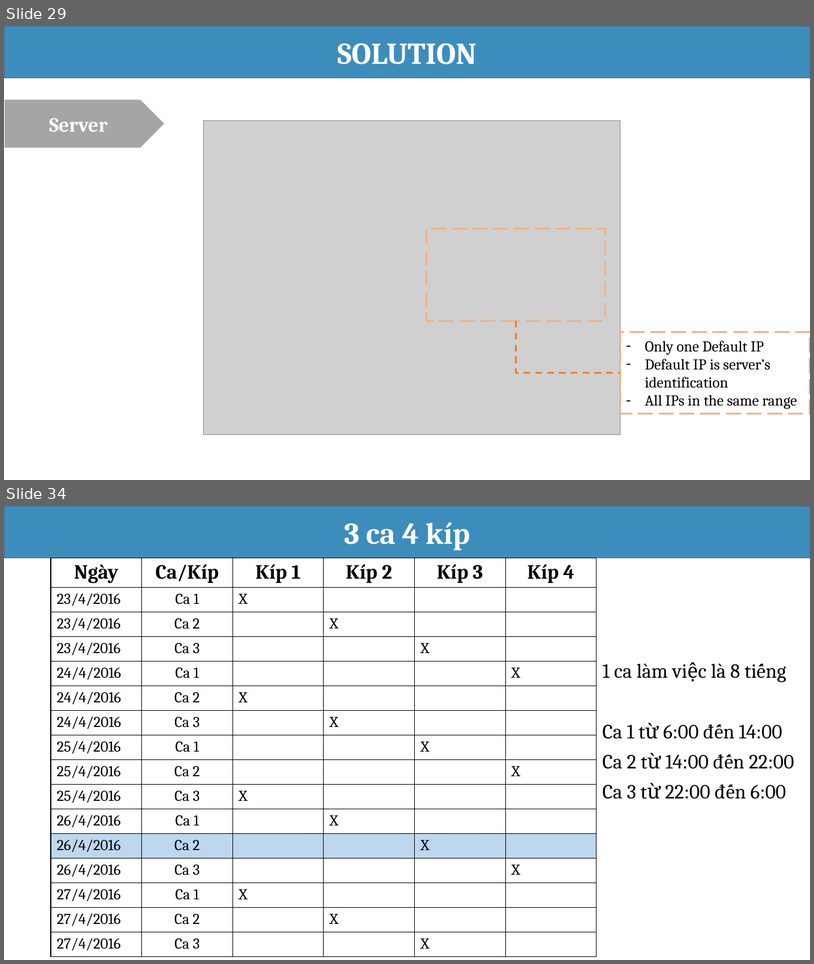
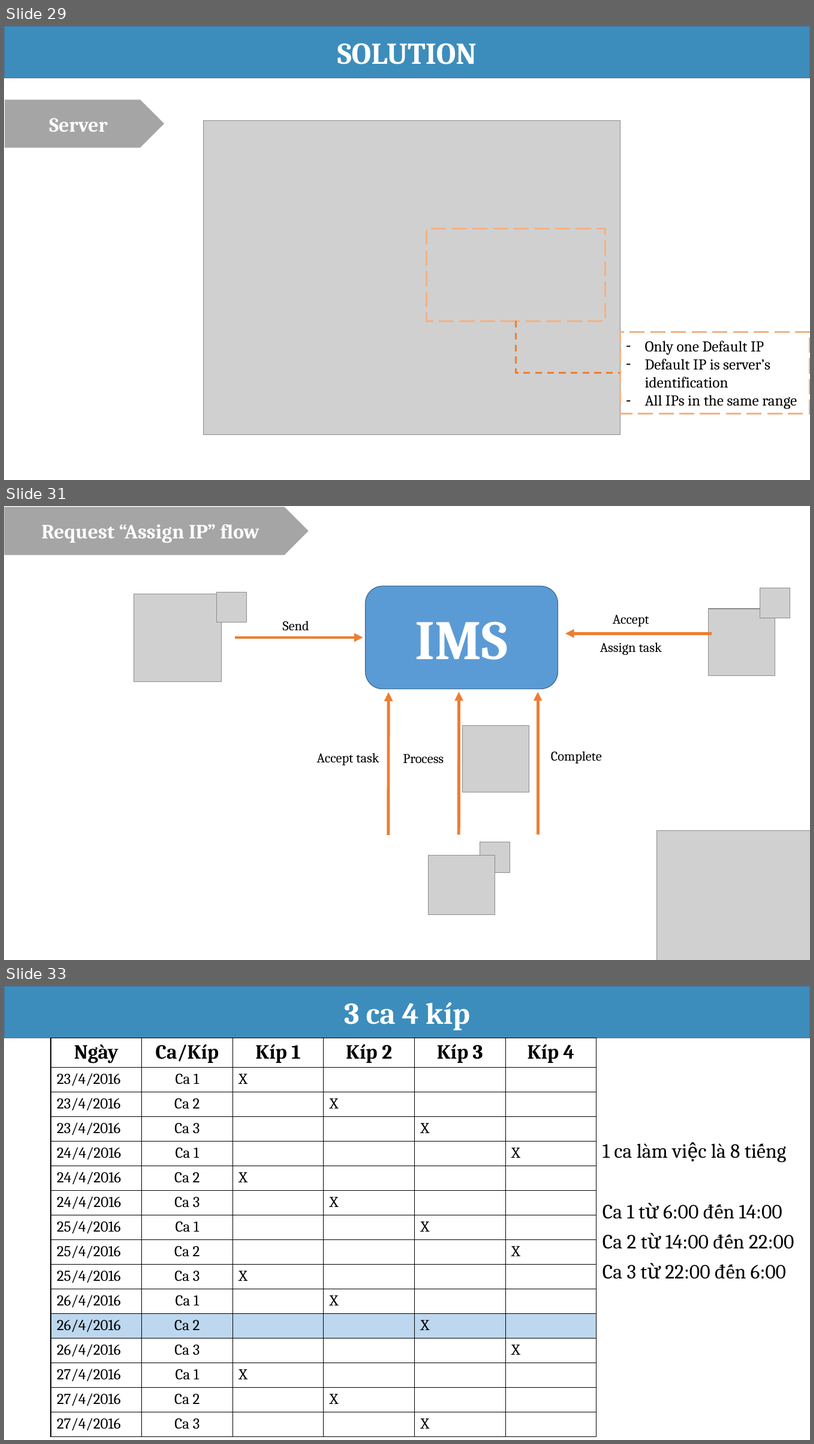
Before and after one commit to haltt051093/IMS-datacenter, a slide deck: Document/Presentation/IMS_20160420_Presentation.pptx. Shown one above the other, each under a label of ours: slides 29 and 34 before the commit, slides 29, 31 and 33 after it; the slides between them are not shown. The pictures are 814x964 and 814x1444 pixels, drawn with LibreOffice and Linux fonts; fonts in the diff are those of the drawing; grey boxes stand for pictures. Boxes give left, top, right and bottom in pixels: in the first picture for what was removed or moved away, otherwise in the second. Text is boxed around its words. In the diff, an @@ line names an element or a change of style, - is before the commit and + after.

```diff
--- a/Document/Presentation/IMS_20160420_Presentation.pptx
+++ b/Document/Presentation/IMS_20160420_Presentation.pptx
@@ slide 31 added at box(4, 506, 810, 960), background #FFFFFF @@
@@ pentagon arrow added at box(4, 506, 309, 556), fill #A5A5A5, outline #FFFFFF 1.5 pt, 24 pt, text #FFFFFF, bold @@
+Request “Assign IP” flow
@@ picture added at box(134, 594, 222, 681) @@
@@ picture added at box(217, 592, 247, 622) @@
@@ rounded rectangle added at box(366, 586, 558, 688), fill #5B9BD5, outline #43739E 1 pt, 66 pt, text #FFFFFF, bold @@
+IMS
@@ picture added at box(761, 588, 791, 618) @@
@@ picture added at box(709, 609, 776, 676) @@
@@ text added at box(283, 621, 309, 630), 16 pt, text #000000 @@
+Send
@@ text added at box(613, 615, 650, 627), 16 pt, text #000000 @@
+Accept
@@ arrow added from (235, 637) to (363, 637), #ED7D31 3.5 pt @@
@@ arrow added from (713, 634) to (566, 634), #ED7D31 3.5 pt @@
@@ text added at box(600, 642, 662, 655), 16 pt, text #000000 @@
+Assign task
@@ arrow added from (389, 835) to (389, 693), #ED7D31 3.5 pt @@
@@ arrow added from (459, 834) to (459, 692), #ED7D31 3.5 pt @@
@@ arrow added from (538, 834) to (538, 692), #ED7D31 3.5 pt @@
@@ picture added at box(463, 726, 530, 792) @@
@@ text added at box(317, 753, 379, 765), 16 pt, text #000000 @@
+Accept task
@@ text added at box(403, 754, 444, 763), 16 pt, text #000000 @@
+Process
@@ text added at box(551, 751, 602, 763), 16 pt, text #000000 @@
+Complete
@@ picture added at box(481, 842, 511, 872) @@
@@ picture added at box(657, 830, 810, 960) @@
@@ picture added at box(429, 855, 496, 915) @@
@@ what was slide 34 is now slide 33 @@
```
Also in this commit, not shown: 1 slide changed, 1 other slide added, 3 slides removed, 2 other files.
